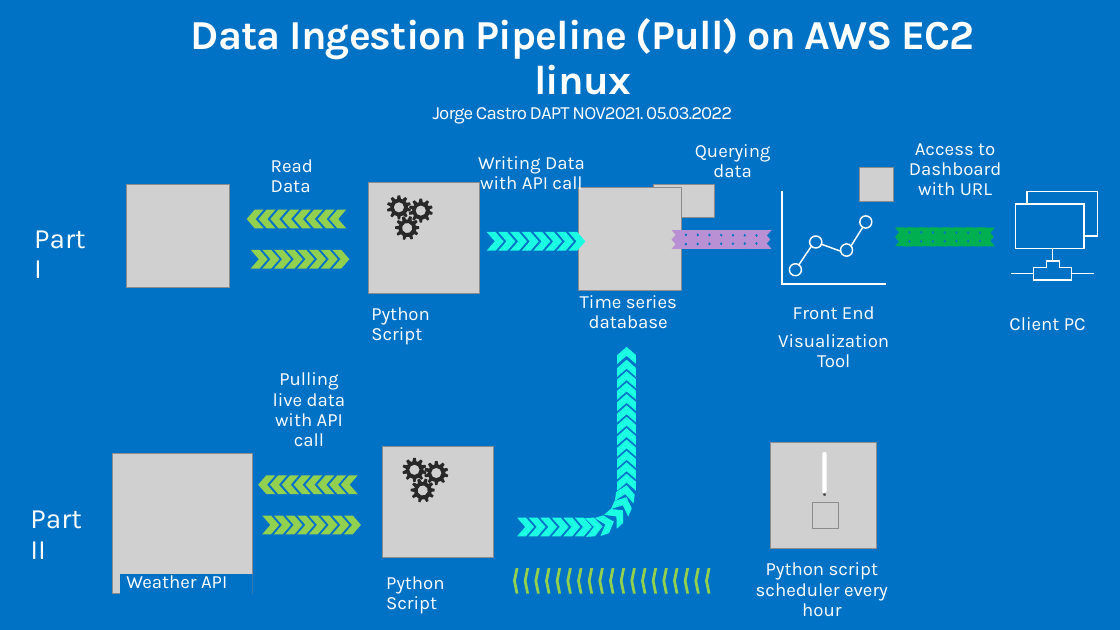
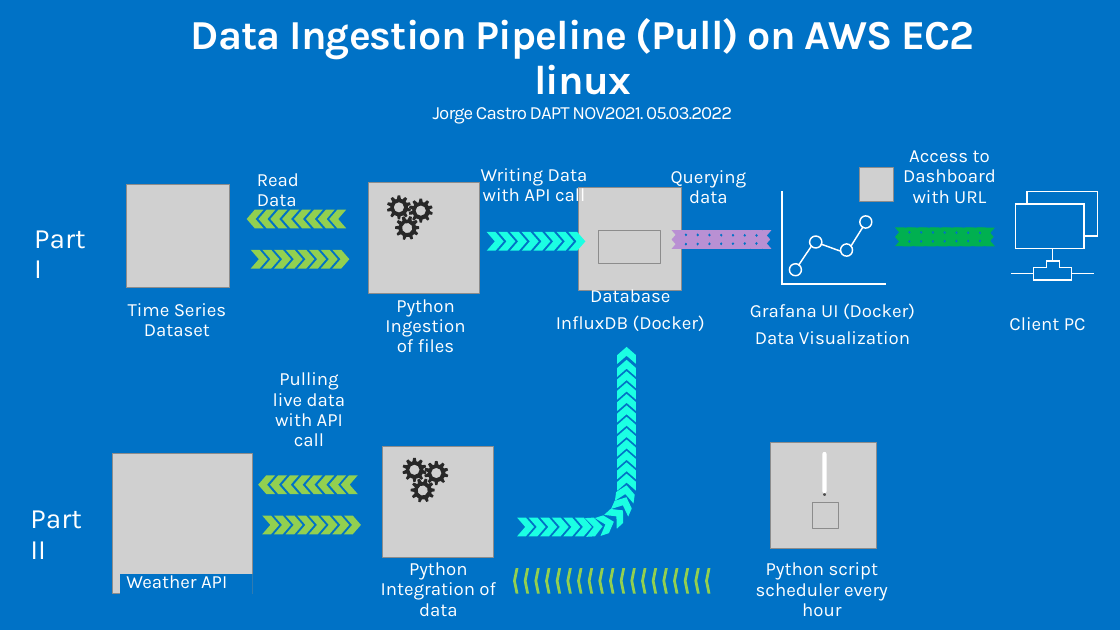
Before and after one commit to jecastrom/data_mid_bootcamp_project_classification, a slide deck: slide 5 of Mid-Bootcamp-Project-Deck-1.pptx. Drawn at 1120x630 pixels with LibreOffice and Linux fonts; fonts in the diff are those of the drawing; grey boxes stand for pictures; background and template pictures are left out. Boxes give left, top, right and bottom in pixels: in the first picture for what was removed or moved away, otherwise in the second. Text is boxed around its words. In the diff, an @@ line names an element or a change of style, - is before the commit and + after.

```diff
--- a/Mid-Bootcamp-Project-Deck-1.pptx
+++ b/Mid-Bootcamp-Project-Deck-1.pptx
@@ text "Access to Dashboard with URL": place and size @@
-text "Access to Dashboard with URL" at (909,143,1002,196)
+text "Access to Dashboard with URL" at (903,150,996,204)
@@ text "Read Data" rewrapped from (271,159,313,193) to (257,173,299,211) @@
@@ text "Writing Data with API call": place and size @@
-text "Writing Data with API call" at (478,156,585,195)
+text "Writing Data with API call" at (481,168,588,207)
@@ text "Querying data": place and size @@
-text "Querying data" at (695,144,771,178)
+text "Querying data" at (671,170,747,204)
@@ picture removed at (654,185,715,218) @@
@@ picture added at (599,231,660,264) @@
@@ text at (385,299,465,353): text changed @@
-Python Script
+Python Ingestion of files
@@ text at (556,285,705,331): text changed @@
-Time series database
+Database
+InfluxDB (Docker)
@@ text added at (128,303,226,337), 16 pt, text #FFFFFF @@
+Time Series Dataset
@@ text at (750,303,915,345): text changed @@
-Front End
-Visualization Tool
+Grafana UI (Docker)
+Data Visualization
@@ text at (381,562,496,617): text changed @@
-Python Script
+Python Integration of data
```
Also in this commit, not shown: 1 other file.
